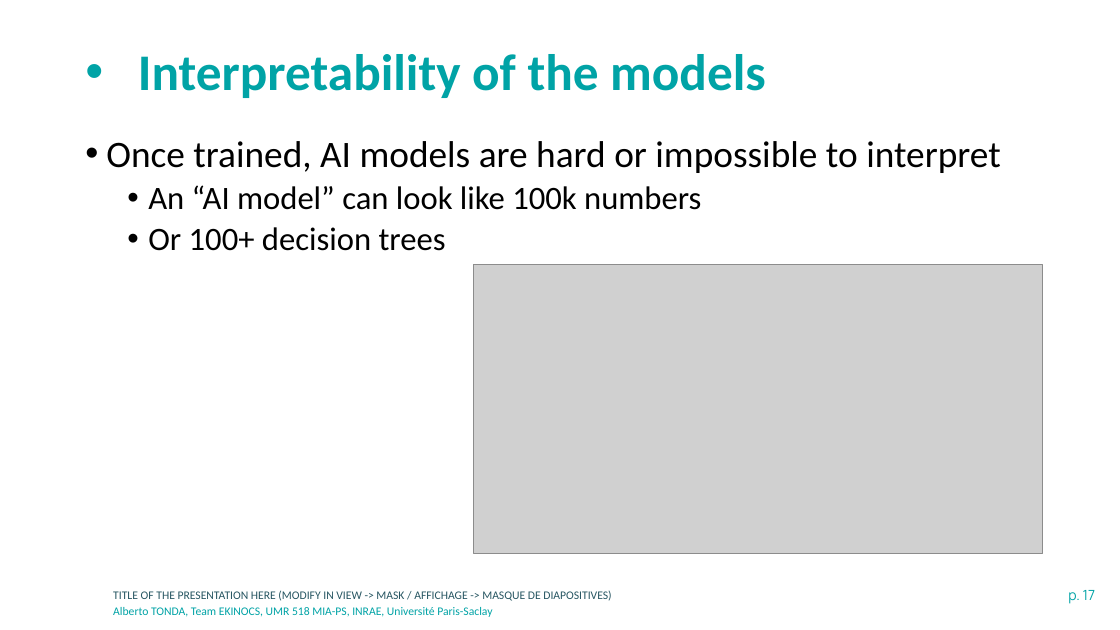
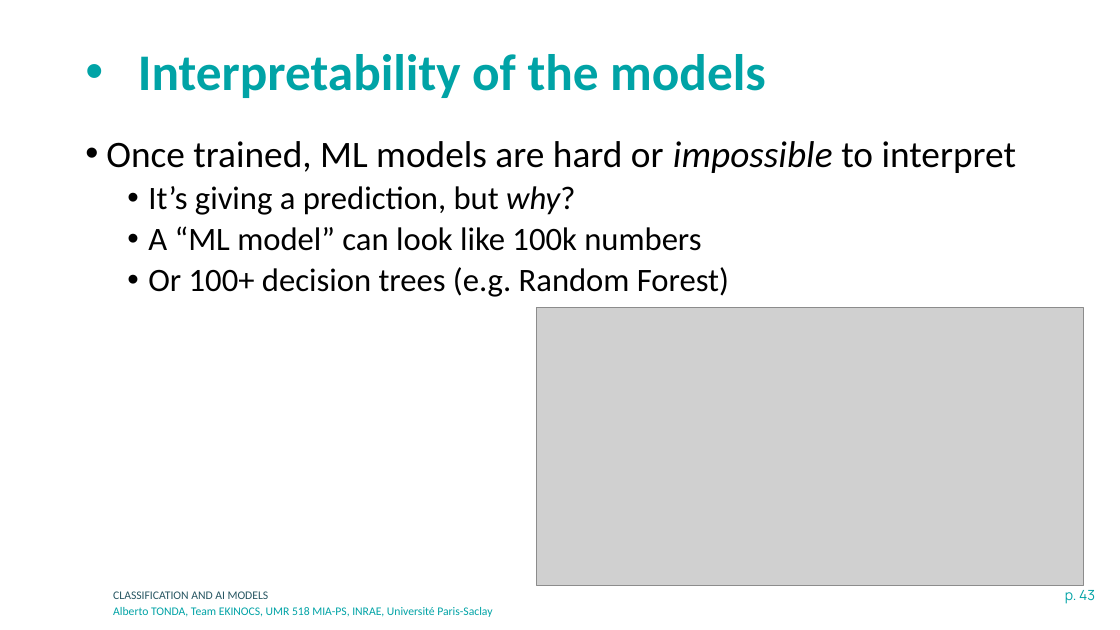
Before and after one commit to albertotonda/teaching, a slide deck: slide 43 of 2024-inrae-model-data-researcher-school/intro-to-machine-learning-models-tonda.pptx (slide 17 before the commit). Drawn at 1120x630 pixels with LibreOffice and Linux fonts; fonts in the diff are those of the drawing; grey boxes stand for pictures; background and template pictures are left out. Boxes give left, top, right and bottom in pixels: in the first picture for what was removed or moved away, otherwise in the second. Text is boxed around its words. In the diff, an @@ line names an element or a change of style, - is before the commit and + after.

```diff
--- a/2024-inrae-model-data-researcher-school/intro-to-machine-learning-models-tonda.pptx
+++ b/2024-inrae-model-data-researcher-school/intro-to-machine-learning-models-tonda.pptx
@@ text at bbox=[106, 141, 1017, 297]: text changed @@
-• Once trained, AI models are hard or impossible to interpret
-  • An “AI model” can look like 100k numbers
-  • Or 100+ decision trees
+• Once trained, ML models are hard or impossible to interpret
+  • It’s giving a prediction, but why?
+  • A “ML model” can look like 100k numbers
+  • Or 100+ decision trees (e.g. Random Forest)
@@ picture: place and size @@
-picture at bbox=[473, 265, 1043, 554]
+picture at bbox=[536, 308, 1084, 586]
@@ text at bbox=[113, 591, 269, 599]: text changed @@
-TITLE OF THE PRESENTATION HERE (MODIFY IN VIEW -> MASK / AFFICHAGE -> MASQUE DE DIAPOSITIVES)
+CLASSIFICATION AND AI MODELS
@@ page number at bbox=[1065, 590, 1095, 604]: text changed @@
-p. 17
+p. 43
```
Also in this commit, not shown: 21 other slides changed, 44 slides added, 4 slides removed, 8 other files.
